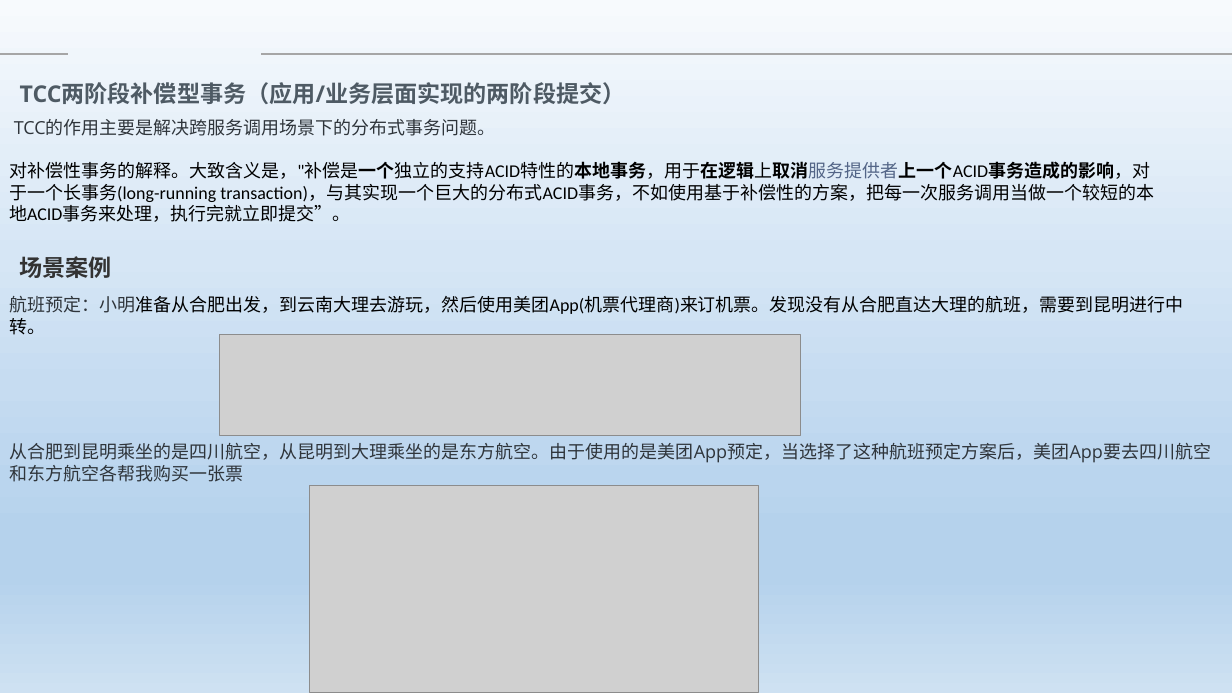
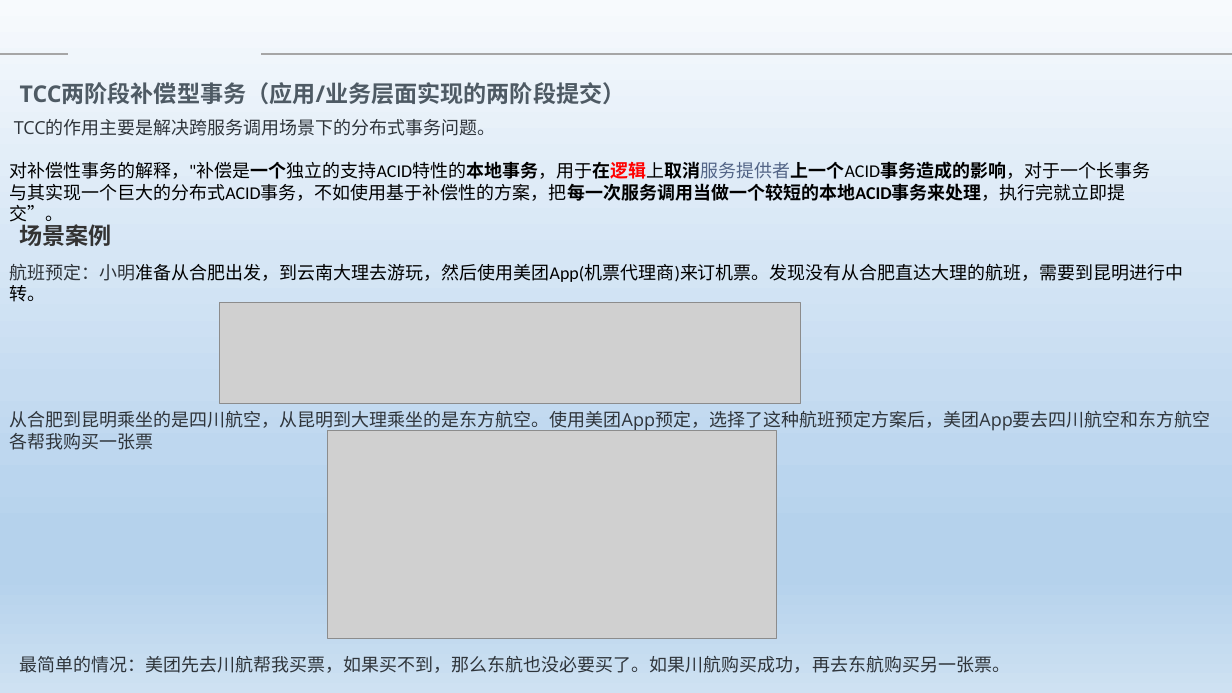
Before and after one commit to Heffie199/zhao_Note, a slide deck: slide 20 of 分布式事务的解决方案 .pptx. Drawn at 1232x693 pixels with LibreOffice and Linux fonts; fonts in the diff are those of the drawing; grey boxes stand for pictures; background and template pictures are left out. Boxes give left, top, right and bottom in pixels: in the first picture for what was removed or moved away, otherwise in the second. Text is boxed around its words. In the diff, an @@ line names an element or a change of style, - is before the commit and + after.

```diff
--- a/分布式事务的解决方案 .pptx
+++ b/分布式事务的解决方案 .pptx
@@ text at (9,161,1150,201): text changed @@
-对补偿性事务的解释。大致含义是，"补偿是一个独立的支持ACID特性的本地事务，用于在逻辑上取消服务提供者上一个ACID事务造成的影响，对于一个长事务(long-running transaction)，与其实现一个巨大的分布式ACID事务，不如使用基于补偿性的方案，把每一次服务调用当做一个较短的本地ACID事务来处理，执行完就立即提交”。
+对补偿性事务的解释，"补偿是一个独立的支持ACID特性的本地事务，用于在逻辑上取消服务提供者上一个ACID事务造成的影响，对于一个长事务与其实现一个巨大的分布式ACID事务，不如使用基于补偿性的方案，把每一次服务调用当做一个较短的本地ACID事务来处理，执行完就立即提交”。
@@ text "场景案例": place and size @@
-text "场景案例" at (20,256,112,278)
+text "场景案例" at (20,224,112,246)
@@ text "航班预定：小明准备从合肥出发，到云南大理去游玩，然后使用美团App(机票代理商)来订机票。发现没有从合肥直达大理的航班， ...": place and size @@
-text "航班预定：小明准备从合肥出发，到云南大理去游玩，然后使用美团App(机票代理商)来订机票。发现没有从合肥直达大理的航班， ..." at (9,296,1184,335)
+text "航班预定：小明准备从合肥出发，到云南大理去游玩，然后使用美团App(机票代理商)来订机票。发现没有从合肥直达大理的航班， ..." at (9,264,1184,302)
@@ picture: place and size @@
-picture at (220,335,801,436)
+picture at (220,302,801,404)
@@ text at (9,411,1211,432): text changed @@
-从合肥到昆明乘坐的是四川航空，从昆明到大理乘坐的是东方航空。由于使用的是美团App预定，当选择了这种航班预定方案后，美团App要去四川航空和东方航空各帮我购买一张票
+从合肥到昆明乘坐的是四川航空，从昆明到大理乘坐的是东方航空。使用美团App预定，选择了这种航班预定方案后，美团App要去四川航空和东方航空各帮我购买一张票
@@ picture: place and size @@
-picture at (310,485,759,693)
+picture at (327,431,776,639)
@@ text added at (20,656,1011,673), 14 pt, text #2F353B @@
+最简单的情况：美团先去川航帮我买票，如果买不到，那么东航也没必要买了。如果川航购买成功，再去东航购买另一张票。
```
Also in this commit, not shown: 3 other slides changed.
